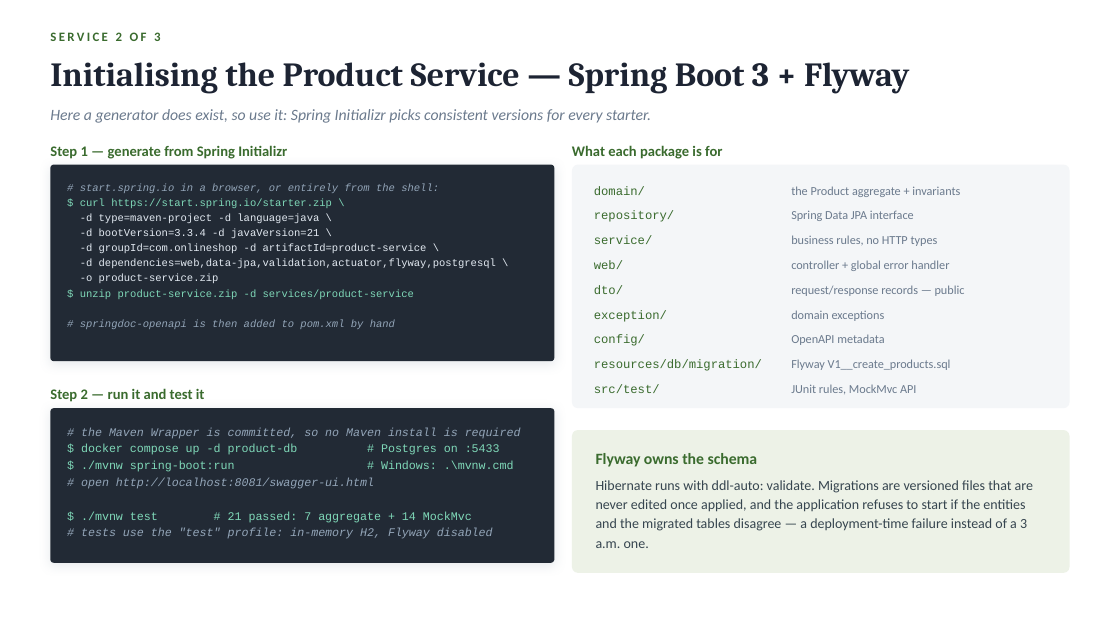
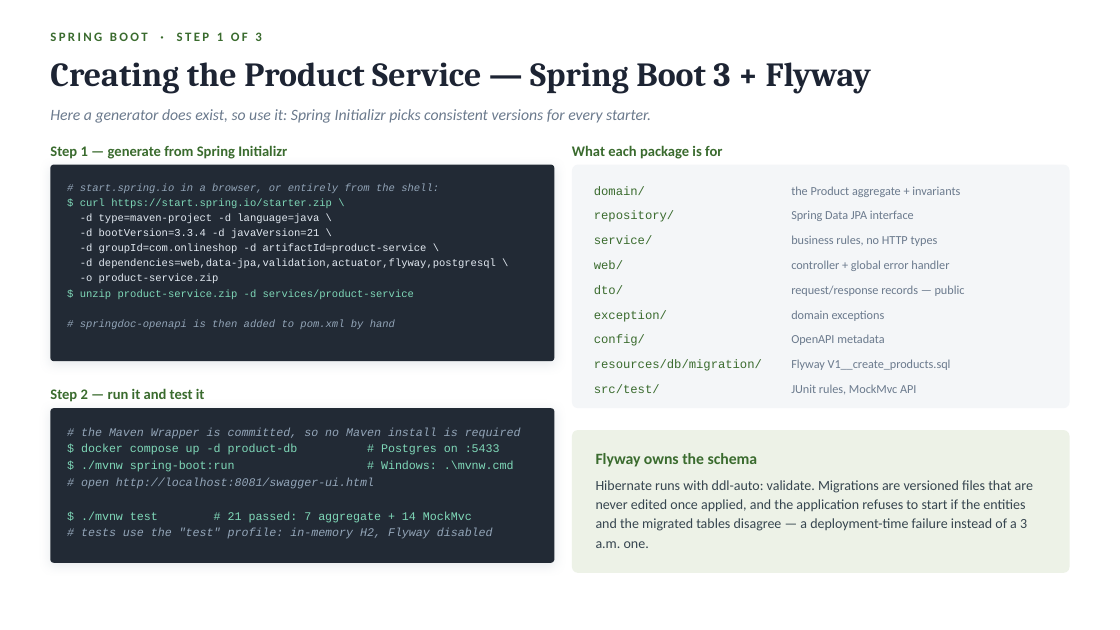
Before and after one commit to FullStack-AITech/Online-Shop-Microservices, a slide deck: slide 14 of docs/weeks-1-3-review.pptx (slide 12 before the commit). Drawn at 1120x630 pixels with LibreOffice and Linux fonts; fonts in the diff are those of the drawing. Boxes give left, top, right and bottom in pixels: in the first picture for what was removed or moved away, otherwise in the second. Text is boxed around its words. In the diff, an @@ line names an element or a change of style, - is before the commit and + after.

```diff
--- a/docs/weeks-1-3-review.pptx
+++ b/docs/weeks-1-3-review.pptx
@@ text at <box>50,32,261,41</box>: text changed @@
-SERVICE 2 OF 3
+SPRING BOOT · STEP 1 OF 3
@@ text at <box>50,62,871,94</box>: text changed @@
-Initialising the Product Service — Spring Boot 3 + Flyway
+Creating the Product Service — Spring Boot 3 + Flyway
```
Also in this commit, not shown: 3 other slides changed, 6 slides added.
